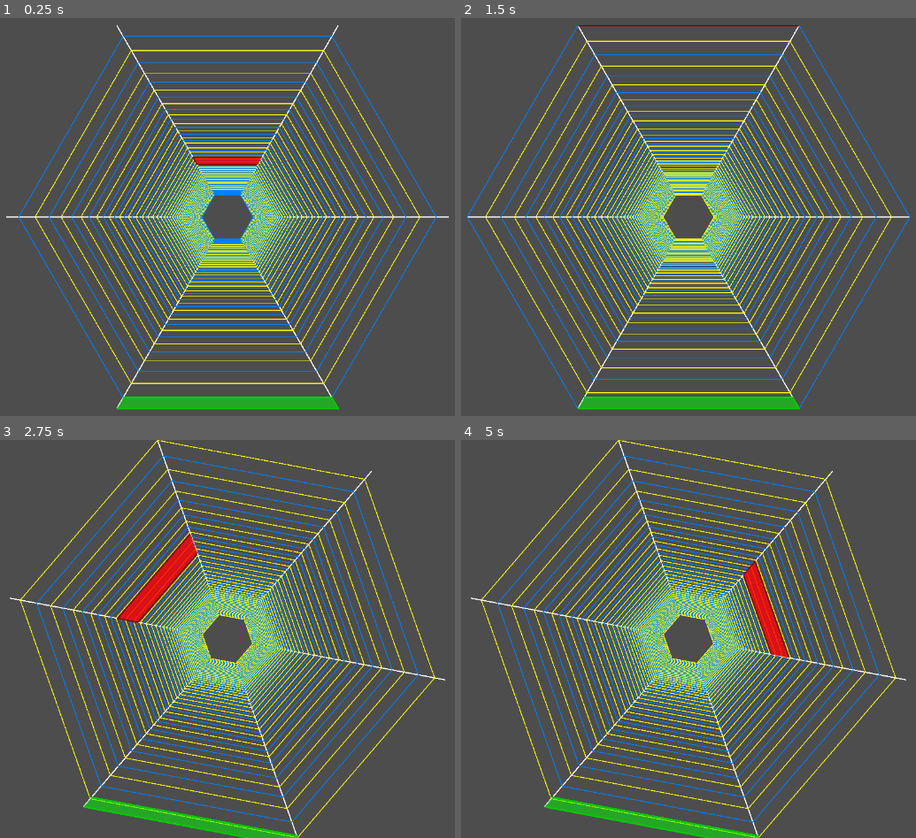
Above: before the commit, frames 1-4 (two rows, left to right).
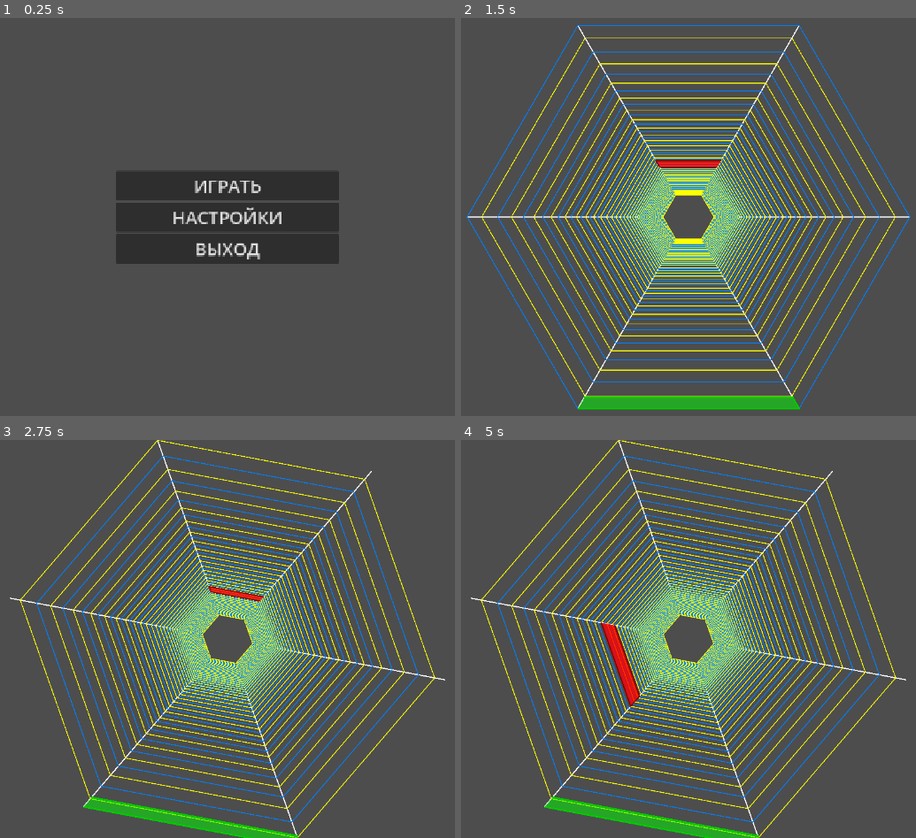
Above: after the commit, the same moments.

Repository: Eugene-Nkfrv/Retro_Runner
Game: Godot game, scene res://Scene/menu.tscn
Same seed, same stepped clock (60 frames per second), same inputs: the game is played once before the commit and once after it. Before the commit the project starts from res://Scene/main_scene.tscn.
Inputs (mouse positions are in pixels of both pictures, inside the frame that each line leads up to):
- Up to frame 1 (0.25 s): no input
- Up to frame 2 (1.5 s): click (688, 217) at 0.5 s, where only the run after the commit has a clickable "НАСТРОЙКИ"; click (688, 185) at 1.25 s, where only the run after the commit has a clickable "ИГРАТЬ"
- Up to frame 3 (2.75 s): tap Enter at 2 s; move the mouse to (382, 619) at 2.02 s; hold D (ui_right) from 2.03 s (still down); tap R at 2.1 s; click (382, 619) at 2.17 s; tap Space at 2.27 s
- Up to frame 4 (5 s): move the mouse to (547, 658) at 2.77 s; release D (ui_right) at 2.78 s; hold A (ui_left) 2.78-3.53 s; tap R at 2.85, 3.6, 4.35 s; tap Space at 3.02, 4.52 s; move the mouse to (761, 551) at 3.52 s; hold D (ui_right) from 3.53 s (still down); move the mouse to (652, 718) at 4.27 s; click (652, 718) at 4.42 s

The runs differ from the first frame. In frame 1, 23% of the frame differs, in the area x 1-99%, y 1-99%; in frame 2, 23%; in frame 3, 1.3%; in frame 4, 1.5%.

Commit message:
create menu screen and menu buttons

Diff:
--- /dev/null
+++ b/Scene/menu.tscn
@@ -0,0 +1,54 @@
+[gd_scene load_steps=3 format=3 uid="uid://b5u7p580no14i"]
+
+[ext_resource type="Script" uid="uid://djh5oqibdpuat" path="res://Script/quit.gd" id="1_b23qx"]
+
+[sub_resource type="GDScript" id="GDScript_eas8t"]
+script/source = "extends Node
+
+func _on_start_pressed() -> void:
+	get_tree().change_scene_to_file(\"res://Scene/main_scene.tscn\")
+
+func _on_quit_pressed() -> void:
+	get_tree().quit()
+"
+
+[node name="Node2D" type="Node2D"]
+
+[node name="CanvasLayer" type="CanvasLayer" parent="."]
+
+[node name="MarginContainer" type="MarginContainer" parent="CanvasLayer"]
+anchors_preset = 8
+anchor_left = 0.5
+anchor_top = 0.5
+anchor_right = 0.5
+anchor_bottom = 0.5
+offset_left = -202.0
+offset_top = -83.5
+offset_right = 202.0
+offset_bottom = 83.5
+grow_horizontal = 2
+grow_vertical = 2
+size_flags_horizontal = 0
+
+[node name="menu" type="VBoxContainer" parent="CanvasLayer/MarginContainer"]
+layout_mode = 2
+script = SubResource("GDScript_eas8t")
+
+[node name="start" type="Button" parent="CanvasLayer/MarginContainer/menu"]
+layout_mode = 2
+theme_override_font_sizes/font_size = 32
+text = "ИГРАТЬ"
+
+[node name="settings" type="Button" parent="CanvasLayer/MarginContainer/menu"]
+layout_mode = 2
+theme_override_font_sizes/font_size = 32
+text = "НАСТРОЙКИ"
+
+[node name="quit" type="Button" parent="CanvasLayer/MarginContainer/menu"]
+layout_mode = 2
+theme_override_font_sizes/font_size = 32
+text = "ВЫХОД"
+script = ExtResource("1_b23qx")
+
+[connection signal="pressed" from="CanvasLayer/MarginContainer/menu/start" to="CanvasLayer/MarginContainer/menu" method="_on_start_pressed"]
+[connection signal="pressed" from="CanvasLayer/MarginContainer/menu/quit" to="CanvasLayer/MarginContainer/menu" method="_on_quit_pressed"]
--- /dev/null
+++ b/Script/quit.gd
@@ -0,0 +1 @@
+extends Button
--- a/project.godot
+++ b/project.godot
@@ -11,7 +11,7 @@
 [application]
 
 config/name="Runer90x_0"
-run/main_scene="uid://cugk74kvjekvi"
+run/main_scene="uid://b5u7p580no14i"
 config/features=PackedStringArray("4.5", "Mobile")
 config/icon="res://Assets/icon.svg"
 
Not shown, added: Script/quit.gd.uid
